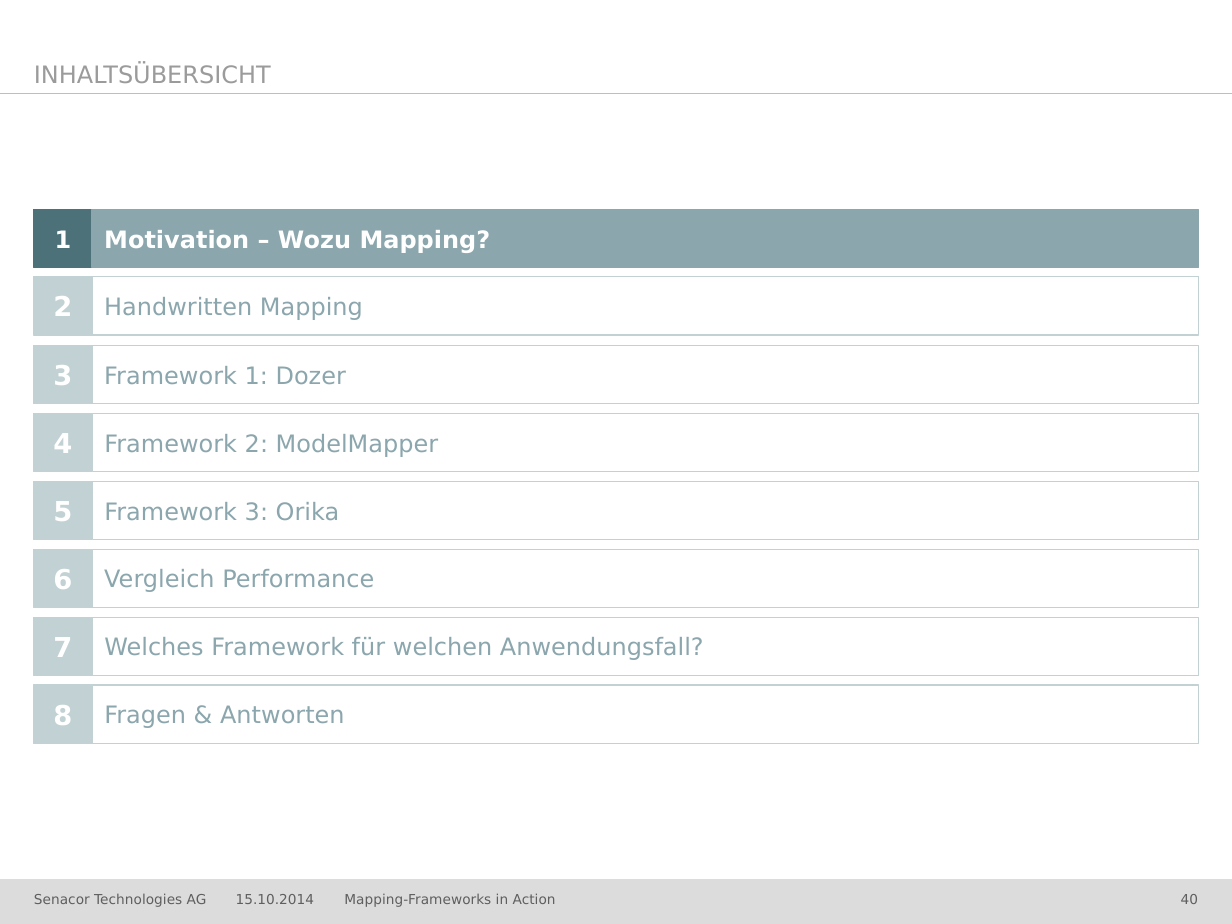
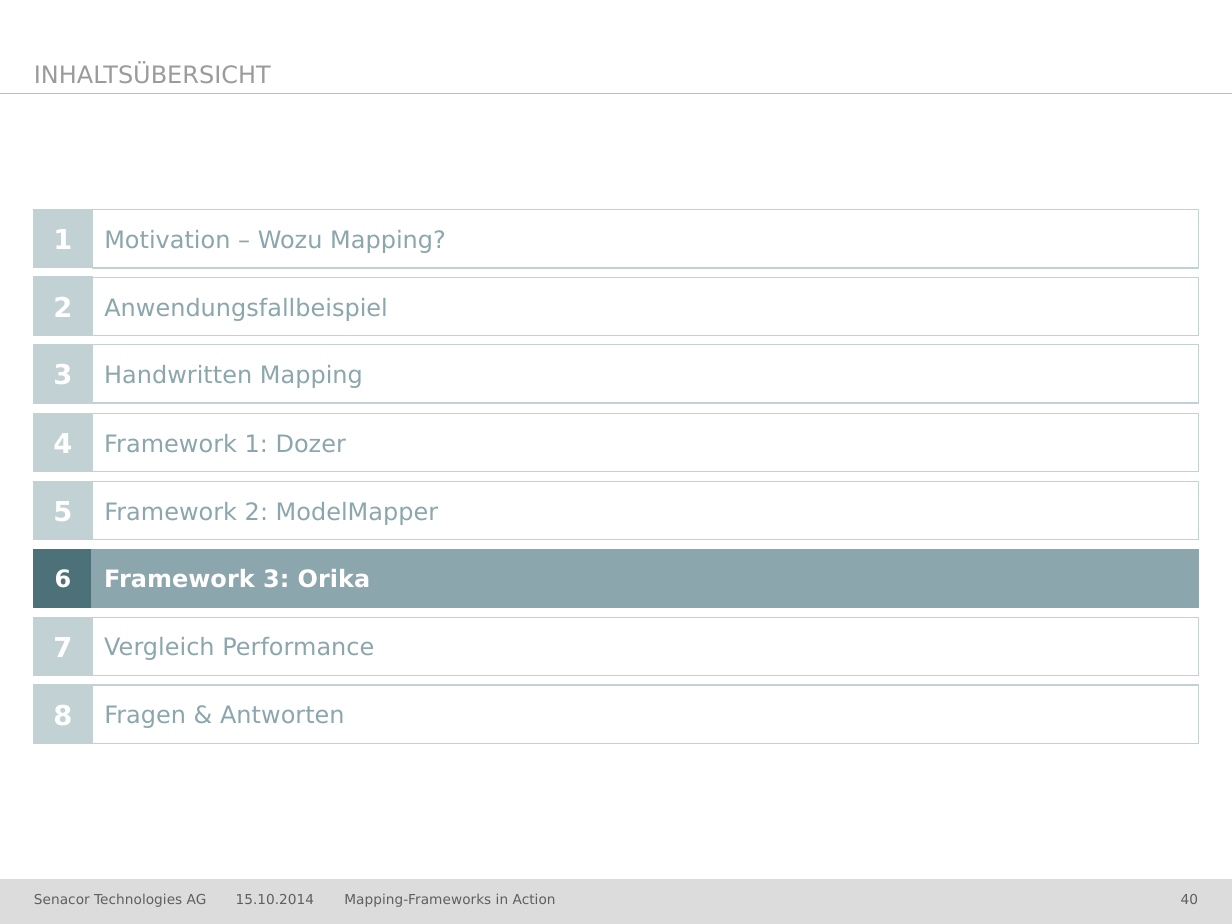
Before and after one commit to jschwalb/Mappings, a slide deck: slide 40 of presentation.pptx. Drawn at 1232x924 pixels with LibreOffice and Linux fonts; fonts in the diff are those of the drawing; background and template pictures are left out. Boxes give left, top, right and bottom in pixels: in the first picture for what was removed or moved away, otherwise in the second. Text is boxed around its words. In the diff, an @@ line names an element or a change of style, - is before the commit and + after.

```diff
--- a/presentation.pptx
+++ b/presentation.pptx
@@ rectangle "1" at (34,209,92,267): size 14 to 16 pt; fill #4D7178 to #C2D1D3; outline #4D7178 0.75 pt to #C2D1D3 0.75 pt @@
@@ rectangle "Motivation – Wozu Mapping?" at (92,209,1199,267): text colour #FFFFFF to #8BA6AD, bold off; fill #8BA6AD to #FFFFFF; outline #8BA6AD 0.75 pt to #C2D1D3 0.75 pt @@
@@ rectangle added at (92,277,1199,335), fill #FFFFFF, outline #C2D1D3 0.75 pt, 14 pt, text #8BA6AD @@
+Anwendungsfallbeispiel
@@ rectangle added at (92,414,1199,472), fill #FFFFFF, outline #C2D1D3 0.75 pt, 14 pt, text #8BA6AD @@
+Framework 1: Dozer
@@ 3 rectangles: place and size @@
-3 rectangles at (92,277,1199,607)
+3 rectangles at (92,345,1199,675)
@@ rectangle "6" at (33,549,91,607): size 16 to 14 pt; fill #C2D1D3 to #4D7178; outline #C2D1D3 0.75 pt to #4D7178 0.75 pt @@
@@ rectangle "Framework 3: Orika": place and size @@
-rectangle "Framework 3: Orika" at (92,482,1199,540)
+rectangle "Framework 3: Orika" at (92,549,1199,607)
@@ rectangle "Framework 3: Orika" at (92,549,1199,607): text colour #8BA6AD to #FFFFFF, bold on; fill #FFFFFF to #8BA6AD; outline #C2D1D3 0.75 pt to #8BA6AD 0.75 pt @@
@@ rectangle removed at (92,617,1199,675) @@
-Welches Framework für welchen Anwendungsfall?
```
Also in this commit, not shown: 17 other slides changed.
